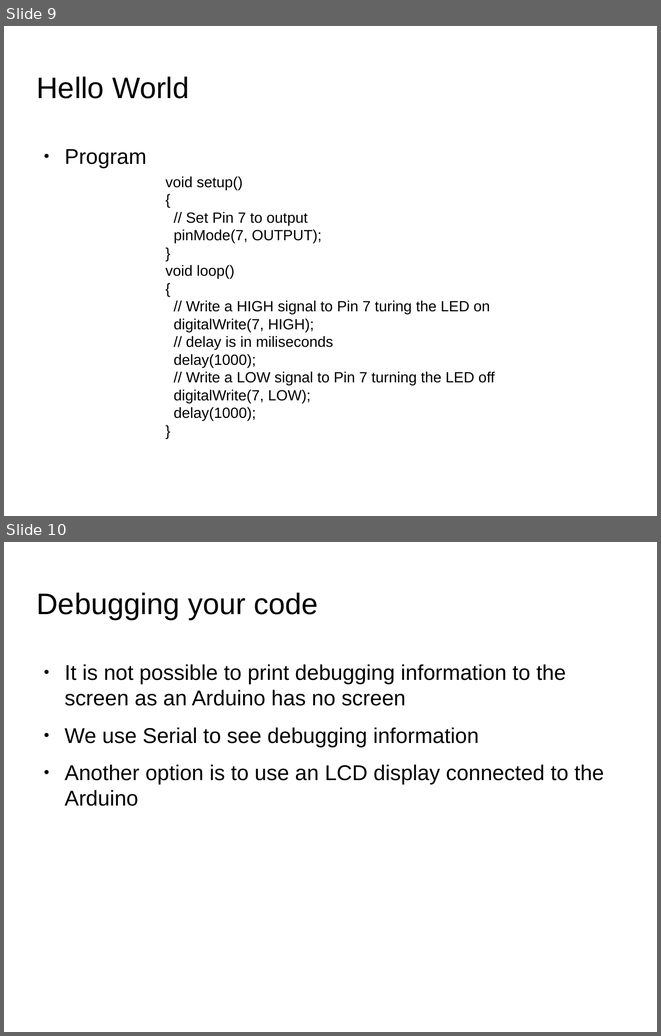
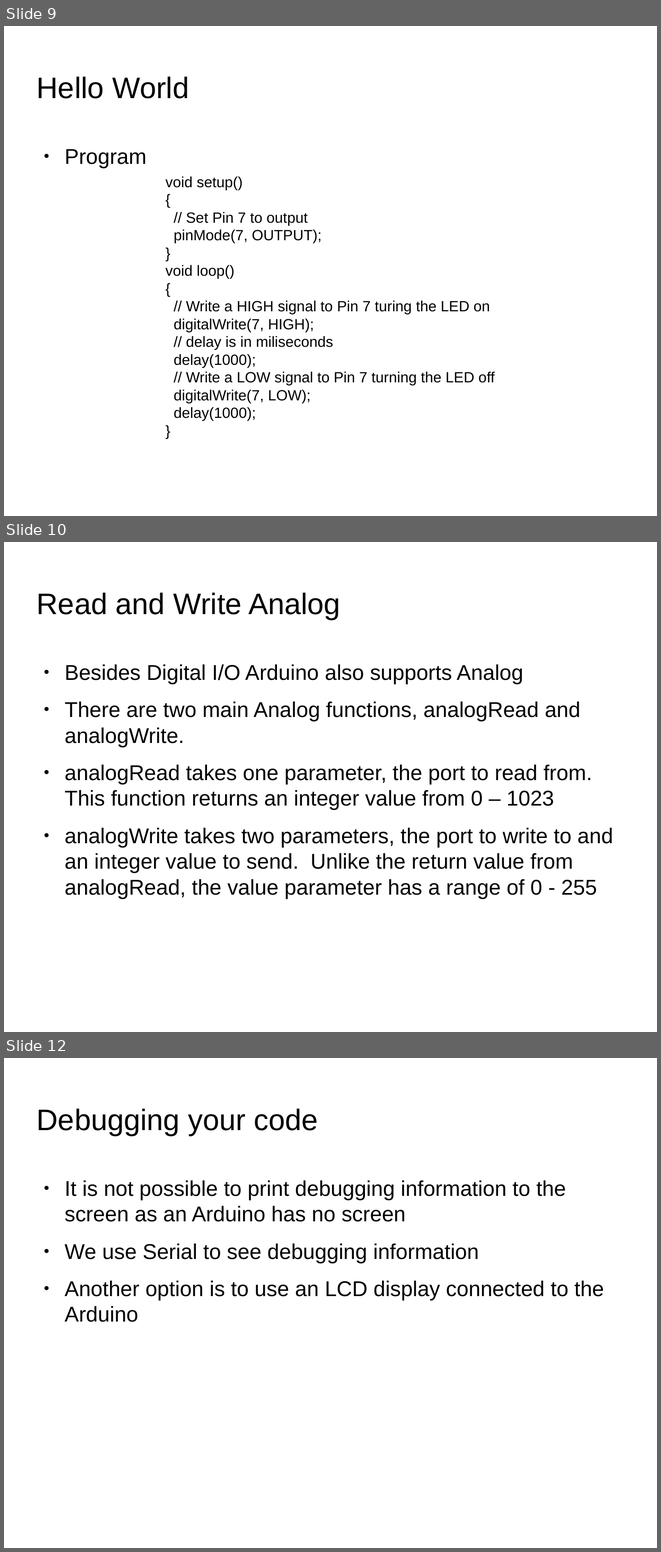
Before and after one commit to SIUE-ARC/Arduino-Workshop, a slide deck: Arduino-Workshop-eHacks.odp. Shown one above the other, each under a label of ours: slides 9 and 10 before the commit, slides 9, 10 and 12 after it; the slides between them are not shown. The pictures are 661x1036 and 661x1552 pixels, drawn with LibreOffice and Linux fonts; fonts in the diff are those of the drawing; background and template pictures are left out. Boxes give left, top, right and bottom in pixels: in the first picture for what was removed or moved away, otherwise in the second. Text is boxed around its words. In the diff, an @@ line names an element or a change of style, - is before the commit and + after.

```diff
--- a/Arduino-Workshop-eHacks.odp
+++ b/Arduino-Workshop-eHacks.odp
@@ slide 10 added at (4, 542, 657, 1032), background picture (left out) @@
@@ title added at (37, 592, 341, 619), 36 pt, text #000000 @@
+Read and Write Analog
@@ text added at (64, 664, 613, 899), 26 pt, text #000000 @@
+● Besides Digital I/O Arduino also supports Analog
+● There are two main Analog functions, analogRead and analogWrite.
+● analogRead takes one parameter, the port to read from. This function returns an integer value from 0 – 1023
+● analogWrite takes two parameters, the port to write to and an integer value to send. Unlike the return value from analogRead, the value parameter has a range of 0 - 255
@@ what was slide 10 is now slide 12 @@
```
Also in this commit, not shown: 3 slides changed, 1 other slide added, 2 other files.
